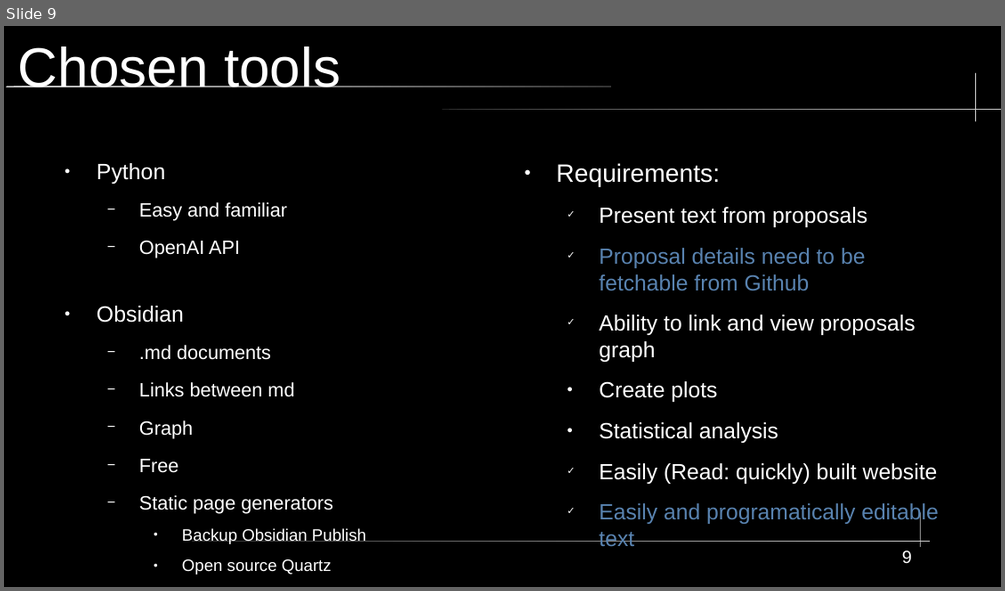
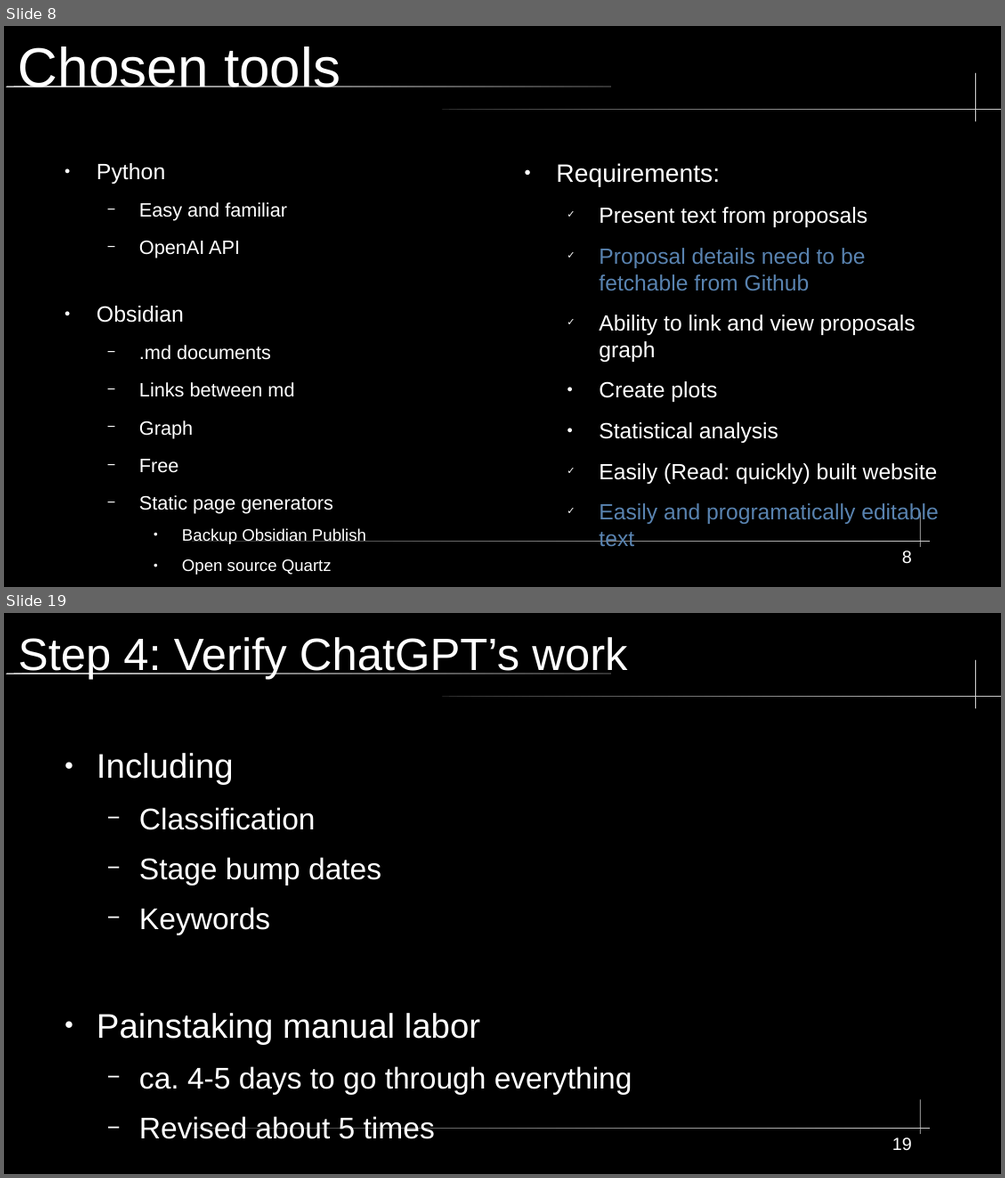
Before and after one commit to KWaloen/tc39_proposals_project, a slide deck: Data Analysis/Presentation/JS Proposals Project.odp. Shown one above the other, each under a label of ours: slide 9 before the commit, slides 8 and 19 after it; the slides between them are not shown. The pictures are 1005x591 and 1005x1178 pixels, drawn with LibreOffice and Linux fonts; fonts in the diff are those of the drawing. Boxes give left, top, right and bottom in pixels: in the first picture for what was removed or moved away, otherwise in the second. Text is boxed around its words. In the diff, an @@ line names an element or a change of style, - is before the commit and + after.

```diff
--- a/Data Analysis/Presentation/JS Proposals Project.odp
+++ b/Data Analysis/Presentation/JS Proposals Project.odp
@@ slide 19 added at bbox=[4, 613, 1001, 1174], background #000000; not listed: 5 template elements that a slide beside it also shows @@
@@ title added at bbox=[18, 637, 627, 679], 36 pt, text #FFFFFF @@
+Step 4: Verify ChatGPT’s work
@@ text added at bbox=[97, 753, 632, 1139], 23.8 pt, text #FFFFFF @@
+● Including
+  − Classification
+  − Stage bump dates
+  − Keywords
+● Painstaking manual labor
+  − ca. 4-5 days to go through everything
+  − Revised about 5 times
@@ page number added at bbox=[892, 1137, 912, 1150], 14 pt, text #FFFFFF @@
+19
@@ what was slide 9 is now slide 8 @@
@@ page number at bbox=[902, 550, 912, 564]: text changed @@
-9
+8
```
Also in this commit, not shown: 7 slides changed, 22 other slides added.
